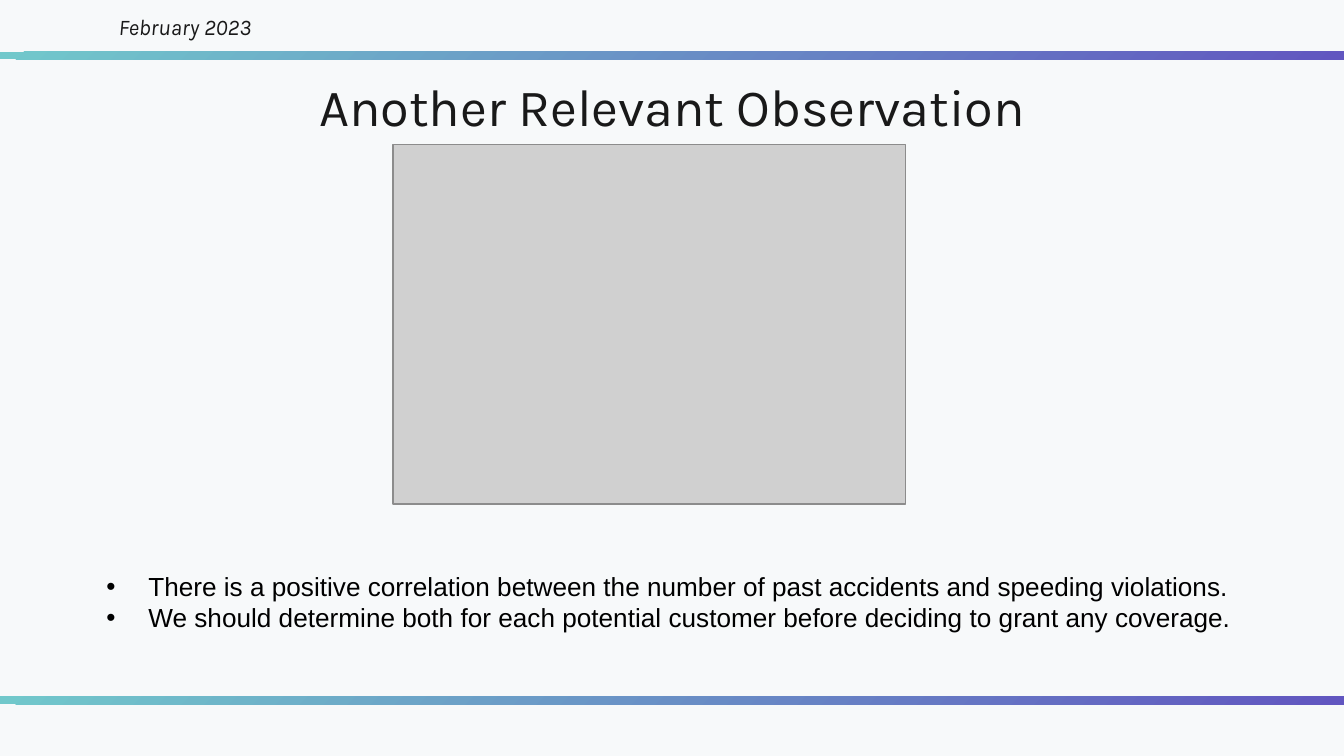
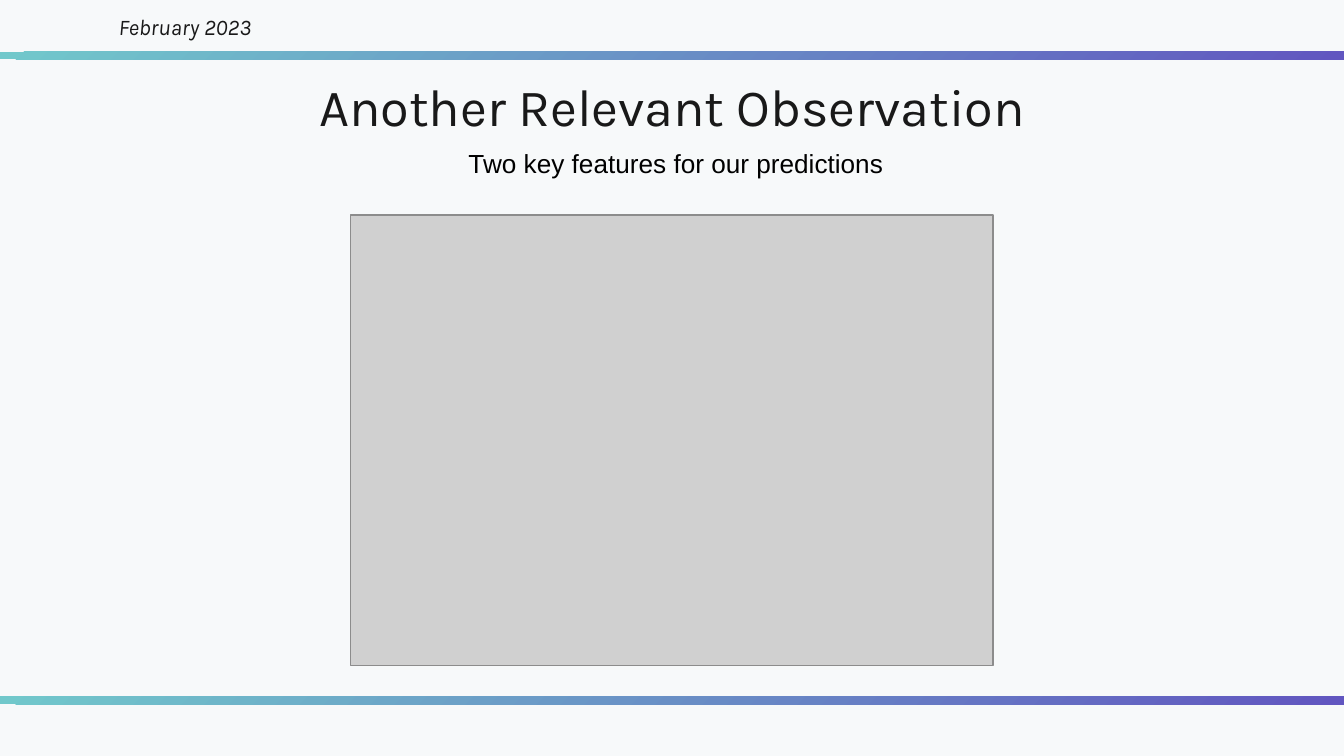
Before and after one commit to Numann-Malik/Auto-Insurance-Claims, a slide deck: slide 5 of Car Insurance - Numann Malik.pptx (slide 6 before the commit). Drawn at 1344x756 pixels with LibreOffice and Linux fonts; fonts in the diff are those of the drawing; grey boxes stand for pictures. Boxes give left, top, right and bottom in pixels: in the first picture for what was removed or moved away, otherwise in the second. Text is boxed around its words. In the diff, an @@ line names an element or a change of style, - is before the commit and + after.

```diff
--- a/Car Insurance - Numann Malik.pptx
+++ b/Car Insurance - Numann Malik.pptx
@@ text added at [468,154,883,179], 14 pt, text #000000 @@
+Two key features for our predictions
@@ picture: place and size @@
-picture at [392,145,906,504]
+picture at [351,215,993,665]
@@ text removed at [148,577,1230,633] @@
-• There is a positive correlation between the number of past accidents and speeding violations.
-• We should determine both for each potential customer before deciding to grant any coverage.
```
Also in this commit, not shown: 3 other slides changed, 1 slide added, 3 slides removed, 2 other files.
